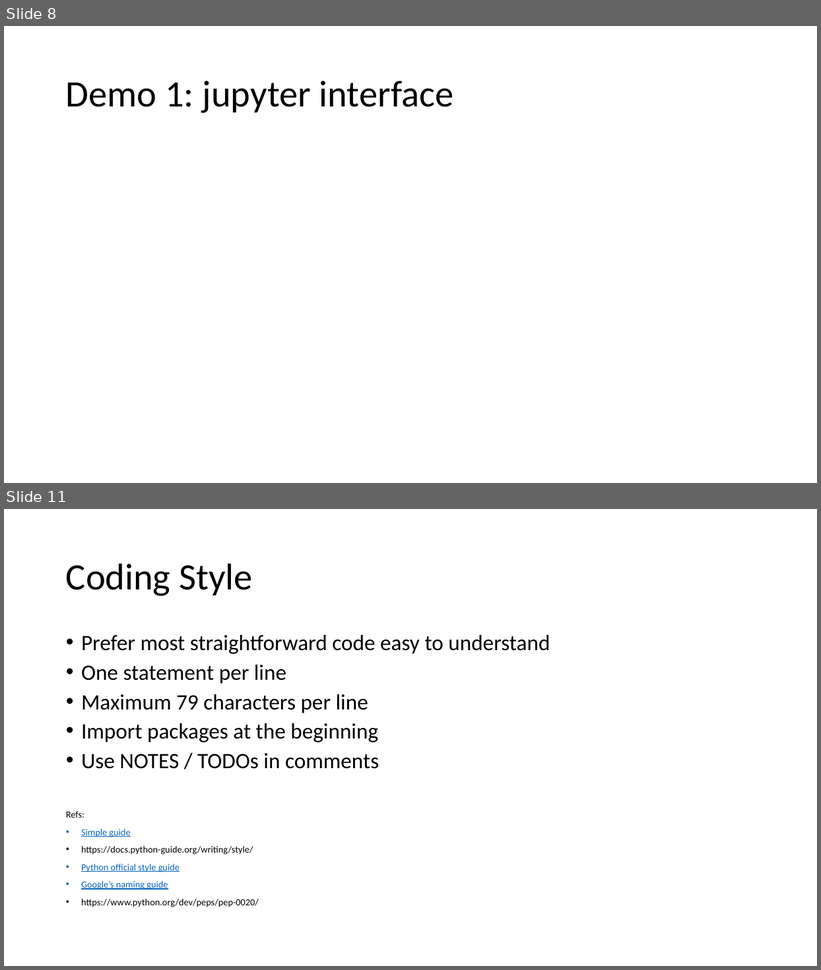
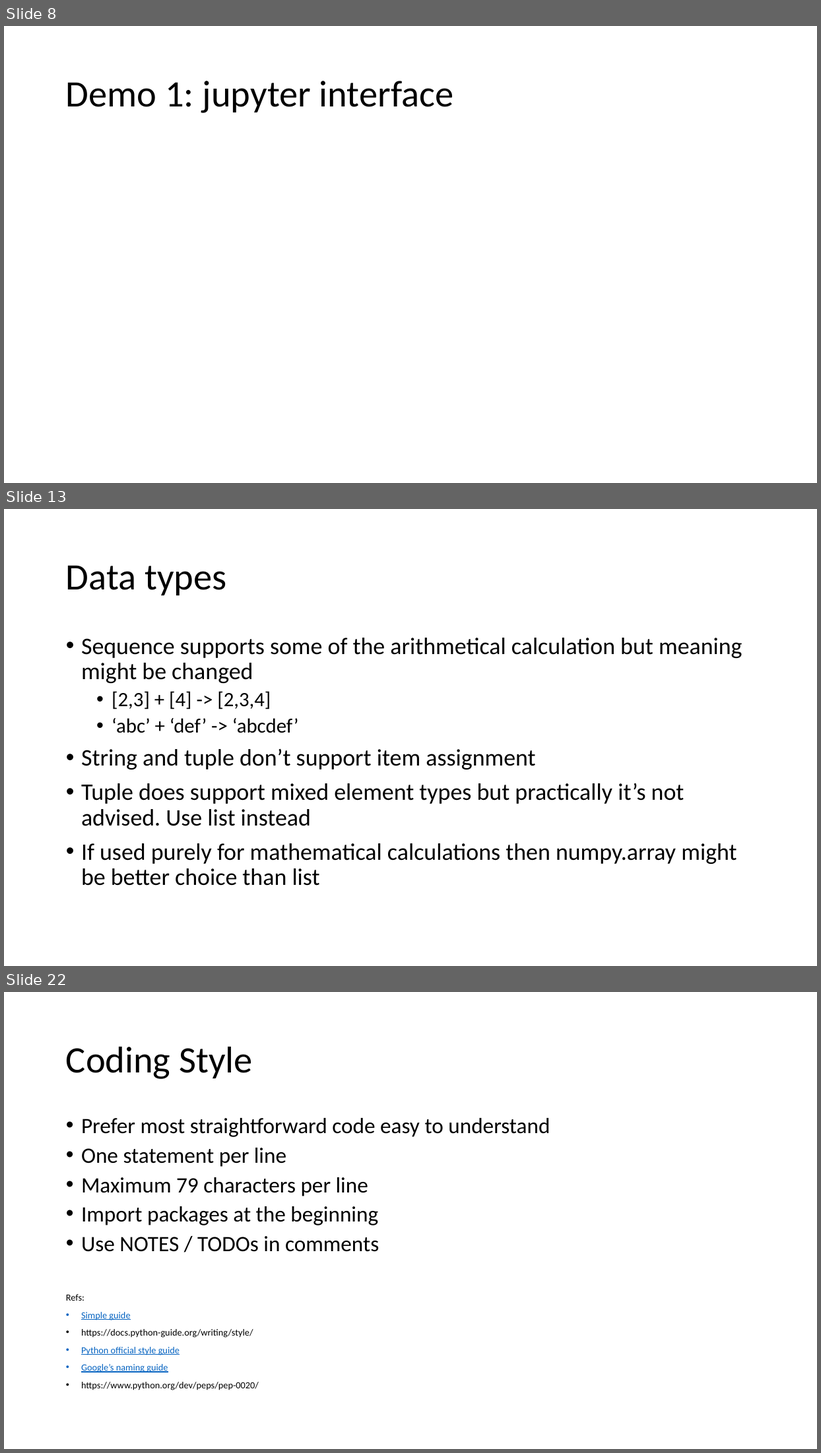
Before and after one commit to senine/workshop, a slide deck: Intro.pptx. Shown one above the other, each under a label of ours: slides 8 and 11 before the commit, slides 8, 13 and 22 after it; the slides between them are not shown. The pictures are 821x970 and 821x1453 pixels, drawn with LibreOffice and Linux fonts; fonts in the diff are those of the drawing. Boxes give left, top, right and bottom in pixels: in the first picture for what was removed or moved away, otherwise in the second. Text is boxed around its words. In the diff, an @@ line names an element or a change of style, - is before the commit and + after.

```diff
--- a/Intro.pptx
+++ b/Intro.pptx
@@ slide 13 added at <box>4,509,817,966</box>, background #FFFFFF @@
@@ title added at <box>66,565,226,595</box>, 44 pt, text #000000 @@
+Data types
@@ text added at <box>81,638,743,886</box>, 28 pt, text #000000 @@
+• Sequence supports some of the arithmetical calculation but meaning might be changed
+  • [2,3] + [4] -> [2,3,4]
+  • ‘abc’ + ‘def’ -> ‘abcdef’
+• String and tuple don’t support item assignment
+• Tuple does support mixed element types but practically it’s not advised. Use list instead
+• If used purely for mathematical calculations then numpy.array might be better choice than list
@@ what was slide 11 is now slide 22 @@
```
Also in this commit, not shown: 6 slides changed, 13 other slides added, 6 other files.
